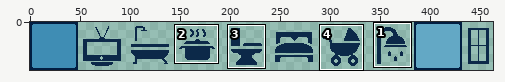
Two states of a pixel-art file, Assets/Sprites/ase/icons-sibtech.aseprite. The first picture is a wide view before the edit; the outline marks the close-up.
Close-up. Before:
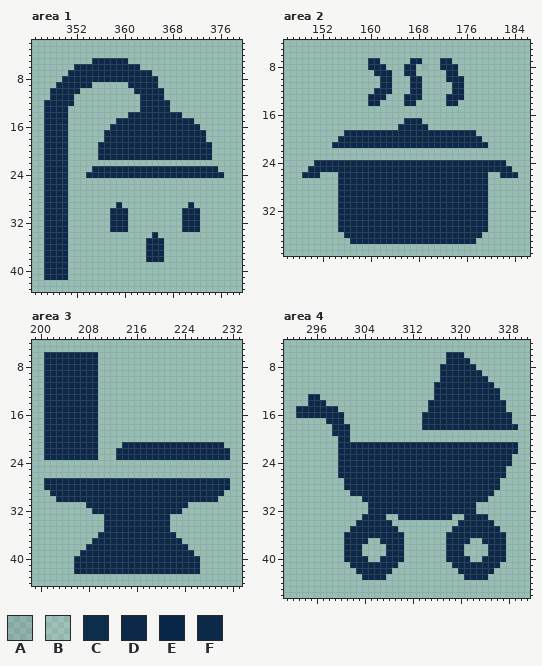
480x48 pixels, 1 frame. Pixels under 10% opacity are left out. Colours within 5 levels of each other are drawn and written as one. Shown: area 1: x 345..379, y 2..43; area 2: x 146..186, y 4..39; area 3: x 199..233, y 4..44; area 4: x 291..331, y 4..46. The wide view leaves out empty margins. The commit also changed other parts of the picture, which this record leaves out.
Palette (. is transparent): A #6a728022  B #d4d9df1b  C #011f40e7  D #011e41ed  E #011e41f3  F #0c2949
After:
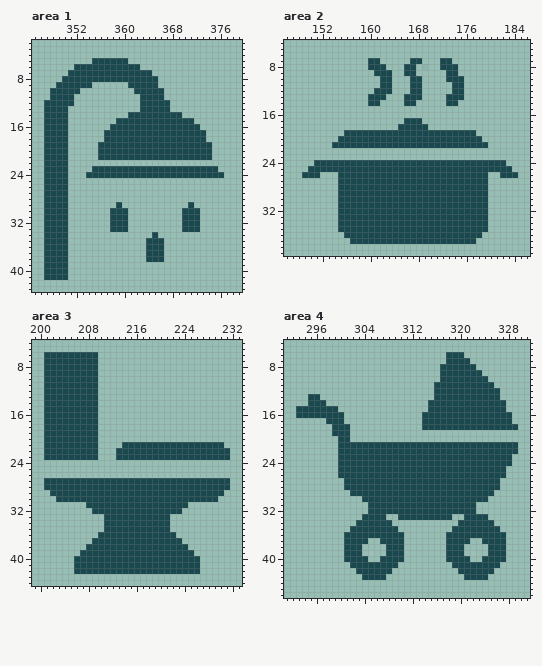
Change:
Colour F changes from #0c2949 to #1a484f.
Area 1:
Colour F replaces colour C in rows 16 to 31 at x 350.
Area 3:
Colour F replaces colour E in row 28 at x 231; in row 29 at x 229.
Area 4:
Colour F replaces colour C in row 16 at x 293.
Colour F replaces colour D in row 21 at x 301.
Colour F replaces colour E in row 14 at x 315.
Where, in picture pixels (left, top, right, bottom), the same in both close-ups:
changed: (44, 58, 224, 280)
changed: (302, 58, 518, 244)
changed: (44, 352, 230, 574)
changed: (296, 352, 518, 580)
